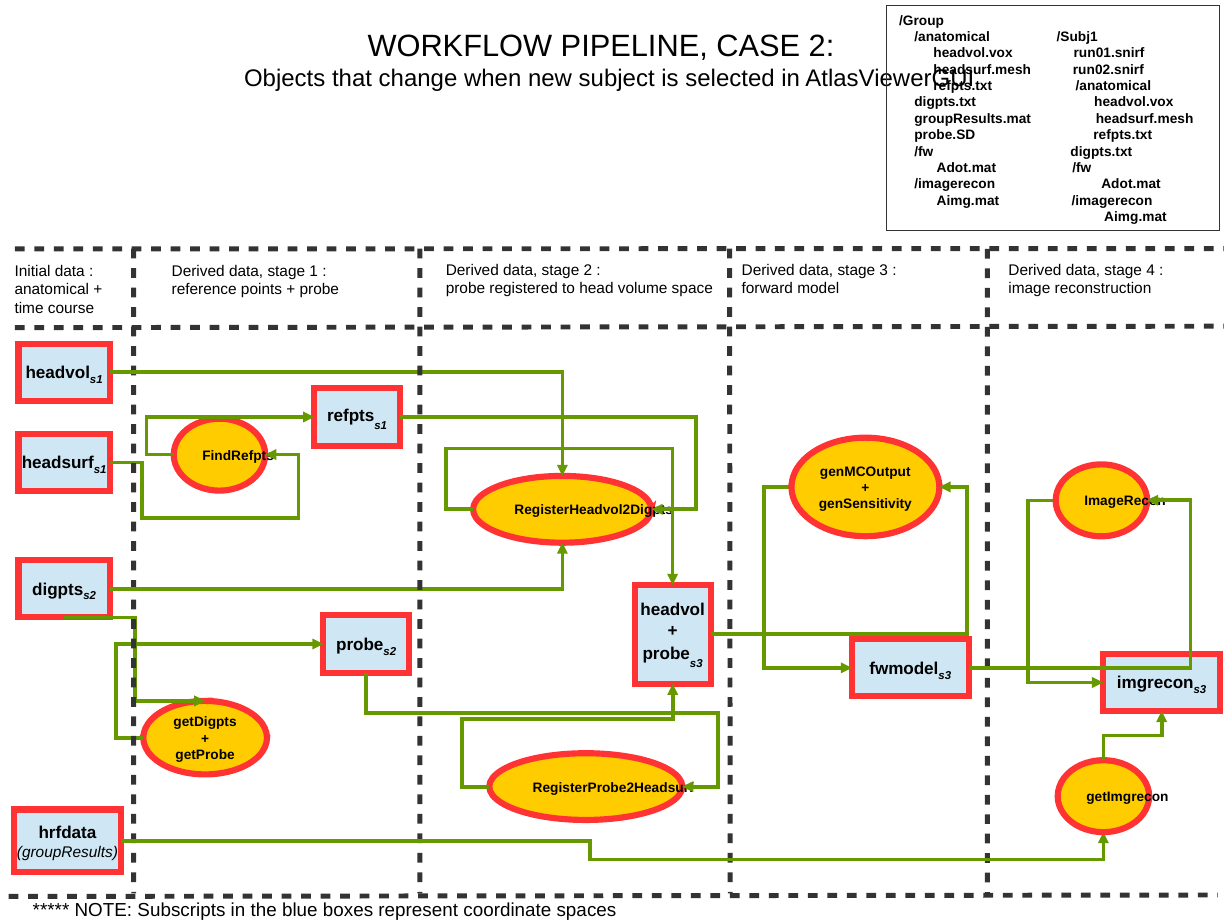
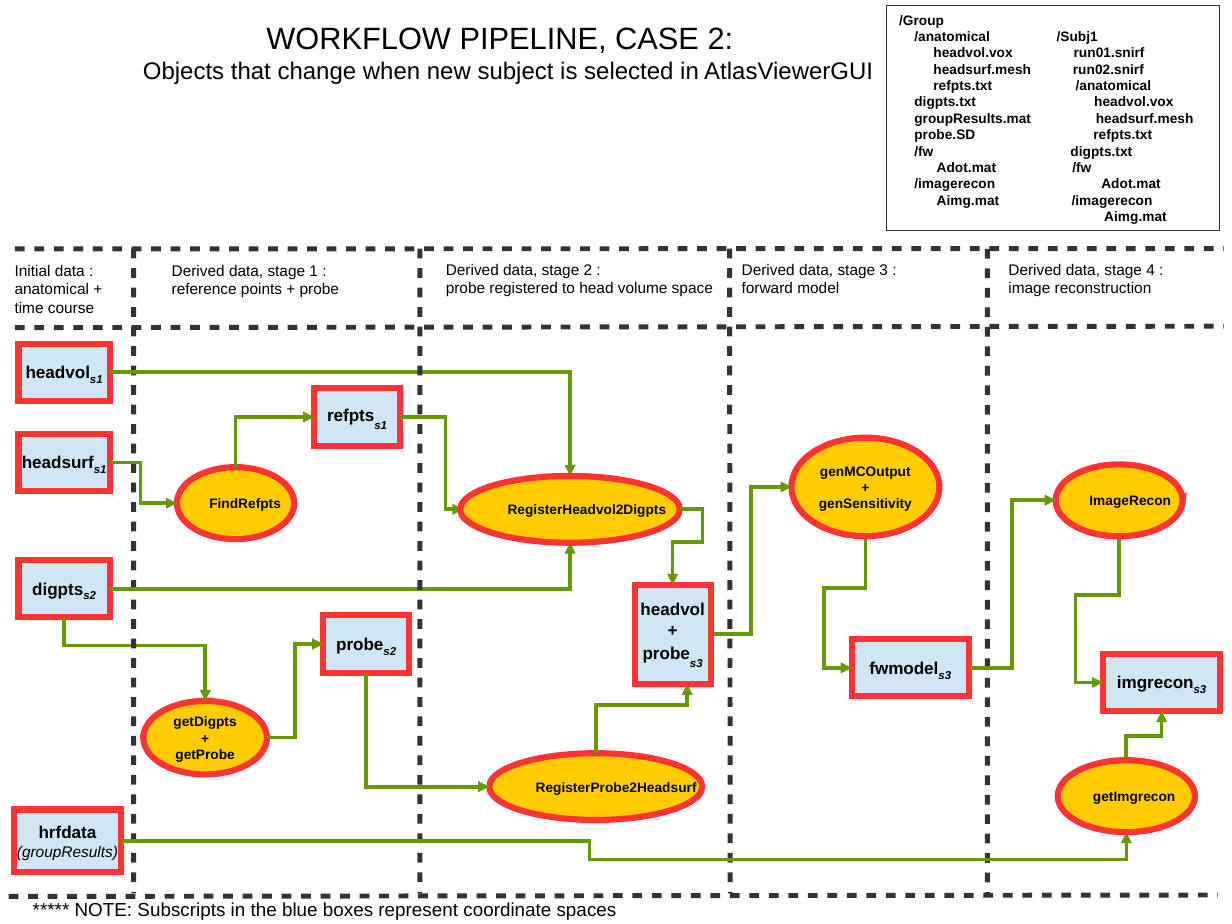
Before and after one commit to BUNPC/AtlasViewer, a slide deck: slide 8 of Docs/DesignNotes.odp (slide 7 before the commit). Drawn at 1232x924 pixels with LibreOffice and Linux fonts; fonts in the diff are those of the drawing. Boxes give left, top, right and bottom in pixels: in the first picture for what was removed or moved away, otherwise in the second. Text is boxed around its words. In the diff, an @@ line names an element or a change of style, - is before the commit and + after.

```diff
--- a/Docs/DesignNotes.odp
+++ b/Docs/DesignNotes.odp
@@ text "WORKFLOW PIPELINE, CASE 2:" moved from (x1=244, y1=34, x2=974, y2=92) to (x1=143, y1=27, x2=873, y2=84) @@
@@ elbow arrow moved from (110, 372) - (562, 476) to (110, 372) - (570, 476) @@
@@ elbow arrow moved from (174, 455) - (314, 416) to (235, 467) - (314, 418) @@
@@ elbow arrow moved from (400, 418) - (652, 509) to (400, 418) - (463, 509) @@
@@ elbow arrow moved from (110, 462) - (265, 455) to (110, 462) - (177, 503) @@
@@ freeform shape "FindRefpts" resized from (x1=174, y1=419, x2=265, y2=490) to (x1=177, y1=467, x2=294, y2=538) @@
@@ freeform shape "RegisterHeadvol2Digpts" resized from (x1=473, y1=476, x2=652, y2=542) to (x1=461, y1=476, x2=680, y2=542) @@
@@ freeform shape "ImageRecon" resized from (x1=1056, y1=464, x2=1147, y2=536) to (x1=1056, y1=464, x2=1183, y2=536) @@
@@ elbow arrow moved from (473, 509) - (673, 585) to (680, 509) - (673, 585) @@
@@ elbow arrow moved from (792, 487) - (851, 668) to (711, 634) - (792, 487) @@
@@ elbow arrow moved from (1056, 500) - (1103, 683) to (968, 668) - (1056, 500) @@
@@ elbow arrow moved from (711, 634) - (940, 487) to (866, 536) - (851, 668) @@
@@ elbow arrow moved from (968, 668) - (1147, 500) to (1119, 536) - (1103, 683) @@
@@ elbow arrow moved from (110, 589) - (562, 543) to (110, 589) - (570, 543) @@
@@ elbow arrow (64, 617) - (206, 701): route changed @@
@@ elbow arrow moved from (143, 738) - (323, 644) to (267, 738) - (323, 644) @@
@@ elbow arrow moved from (366, 673) - (683, 787) to (366, 673) - (489, 787) @@
@@ elbow arrow moved from (489, 787) - (673, 684) to (596, 753) - (687, 684) @@
@@ elbow arrow moved from (1104, 760) - (1162, 711) to (1126, 760) - (1162, 711) @@
@@ freeform shape "RegisterProbe2Headsurf" resized from (x1=489, y1=753, x2=683, y2=819) to (x1=489, y1=753, x2=702, y2=819) @@
@@ freeform shape "getImgrecon" resized from (x1=1058, y1=760, x2=1149, y2=832) to (x1=1058, y1=760, x2=1195, y2=832) @@
@@ elbow arrow moved from (121, 840) - (1104, 832) to (121, 840) - (1126, 832) @@
```
Also in this commit, not shown: 5 other slides changed, 3 slides added, 4 slides removed, 19 other files.
